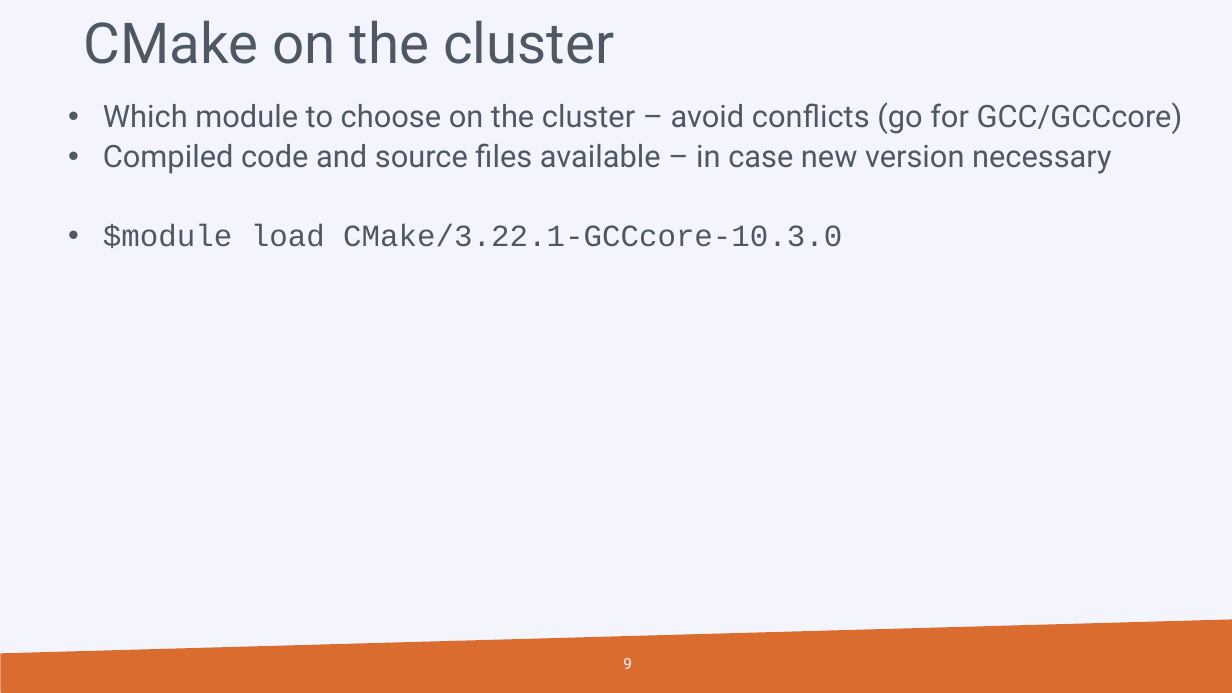
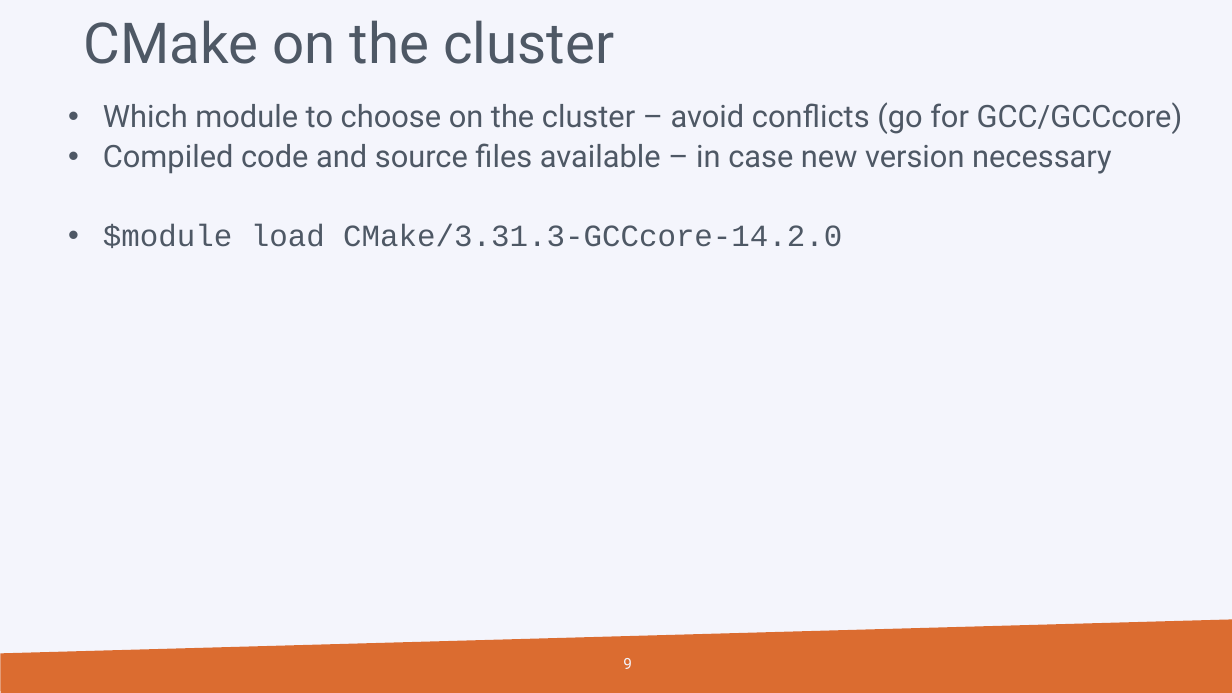
Before and after one commit to hpcleuven/CMake-intro, a slide deck: slide 9 of CMake-introduction.pptx. Drawn at 1232x693 pixels with LibreOffice and Linux fonts; fonts in the diff are those of the drawing; background and template pictures are left out. Boxes give left, top, right and bottom in pixels: in the first picture for what was removed or moved away, otherwise in the second. Text is boxed around its words. In the diff, an @@ line names an element or a change of style, - is before the commit and + after.

```diff
--- a/CMake-introduction.pptx
+++ b/CMake-introduction.pptx
@@ text at [103,224,842,248]: text changed @@
-  • $module load CMake/3.22.1-GCCcore-10.3.0
+  • $module load CMake/3.31.3-GCCcore-14.2.0
```
Also in this commit, not shown: 1 other slide changed, 2 other files.
